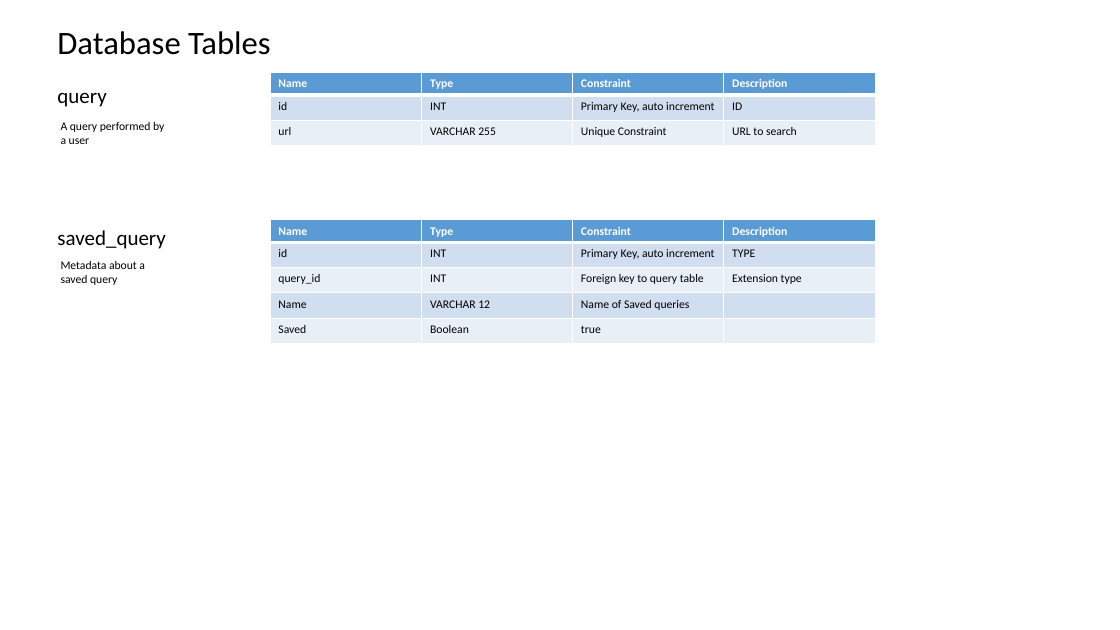
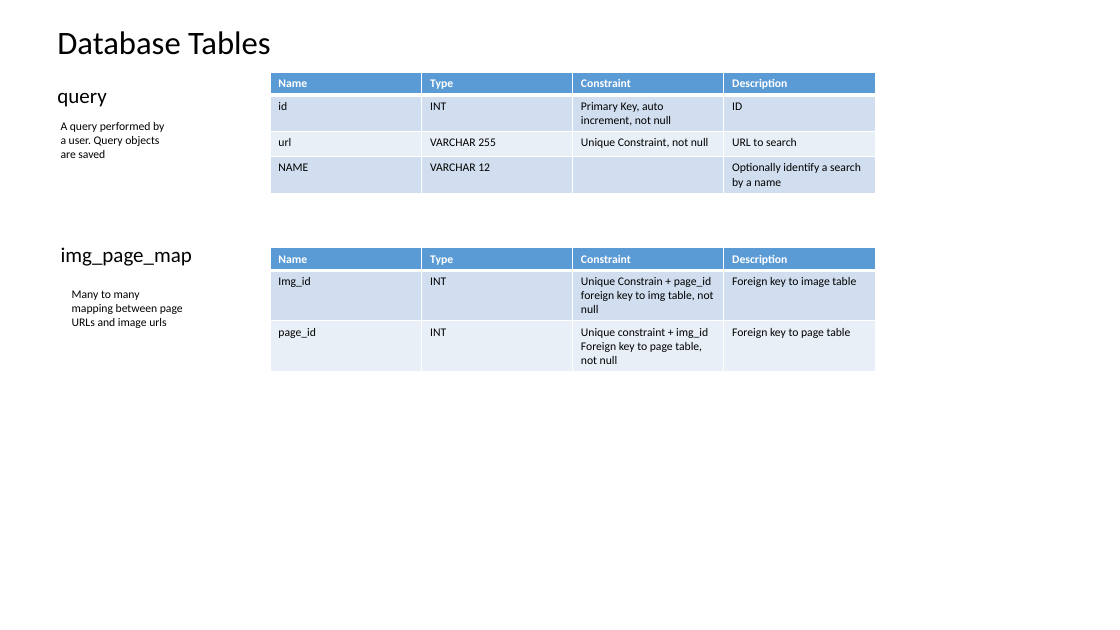
Before and after one commit to datim/squid, a slide deck: slide 9 of docs/design.pptx (slide 5 before the commit). Drawn at 1120x630 pixels with LibreOffice and Linux fonts; fonts in the diff are those of the drawing. Boxes give left, top, right and bottom in pixels: in the first picture for what was removed or moved away, otherwise in the second. Text is boxed around its words. In the diff, an @@ line names an element or a change of style, - is before the commit and + after.

Commit message:
Update design for new tables

```diff
--- a/docs/design.pptx
+++ b/docs/design.pptx
@@ table at bbox=[271, 72, 876, 267] @@
-row 2: id | INT | Primary Key, auto increment | ID
-row 3: url | VARCHAR 255 | Unique Constraint | URL to search
+row 2: id | INT | Primary Key, auto increment, not null | ID
+row 3: url | VARCHAR 255 | Unique Constraint, not null | URL to search
+row 4: NAME | VARCHAR 12 |  | Optionally identify a search by a name
@@ text at bbox=[61, 122, 164, 158]: text changed @@
-A query performed by a user
+A query performed by a user. Query objects are saved
@@ text removed at bbox=[57, 230, 165, 249] @@
-saved_query
@@ text removed at bbox=[61, 261, 145, 285] @@
-Metadata about a saved query
@@ text added at bbox=[61, 247, 192, 266], 18 pt, text #000000 @@
+img_page_map
@@ table at bbox=[271, 248, 876, 371] @@
-row 2: id | INT | Primary Key, auto increment | TYPE
-row 3: query_id | INT | Foreign key to query table | Extension type
-row 4: Name | VARCHAR 12 | Name of Saved queries | 
-row 5: Saved | Boolean | true | 
+row 2: Img_id | INT | Unique Constrain + page_id foreign key to img table, not null | Foreign key to image table
+row 3: page_id | INT | Unique constraint + img_id Foreign key to page table, not null | Foreign key to page table
@@ table: place and size @@
-table at bbox=[271, 220, 876, 355]
+table at bbox=[271, 248, 876, 371]
@@ text added at bbox=[72, 290, 183, 328], 10 pt, text #000000 @@
+Many to many mapping between page URLs and image urls
```
Also in this commit, not shown: 3 other slides changed, 7 slides added, 2 slides removed.
